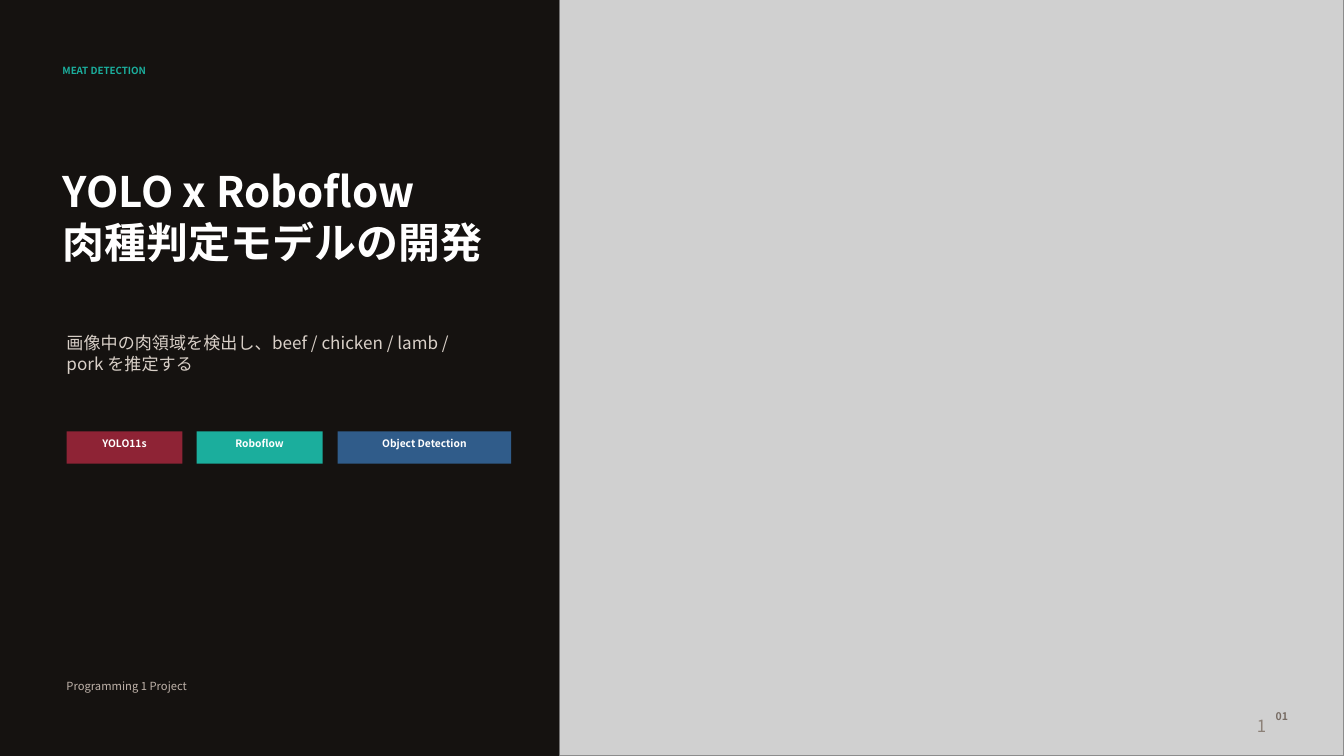
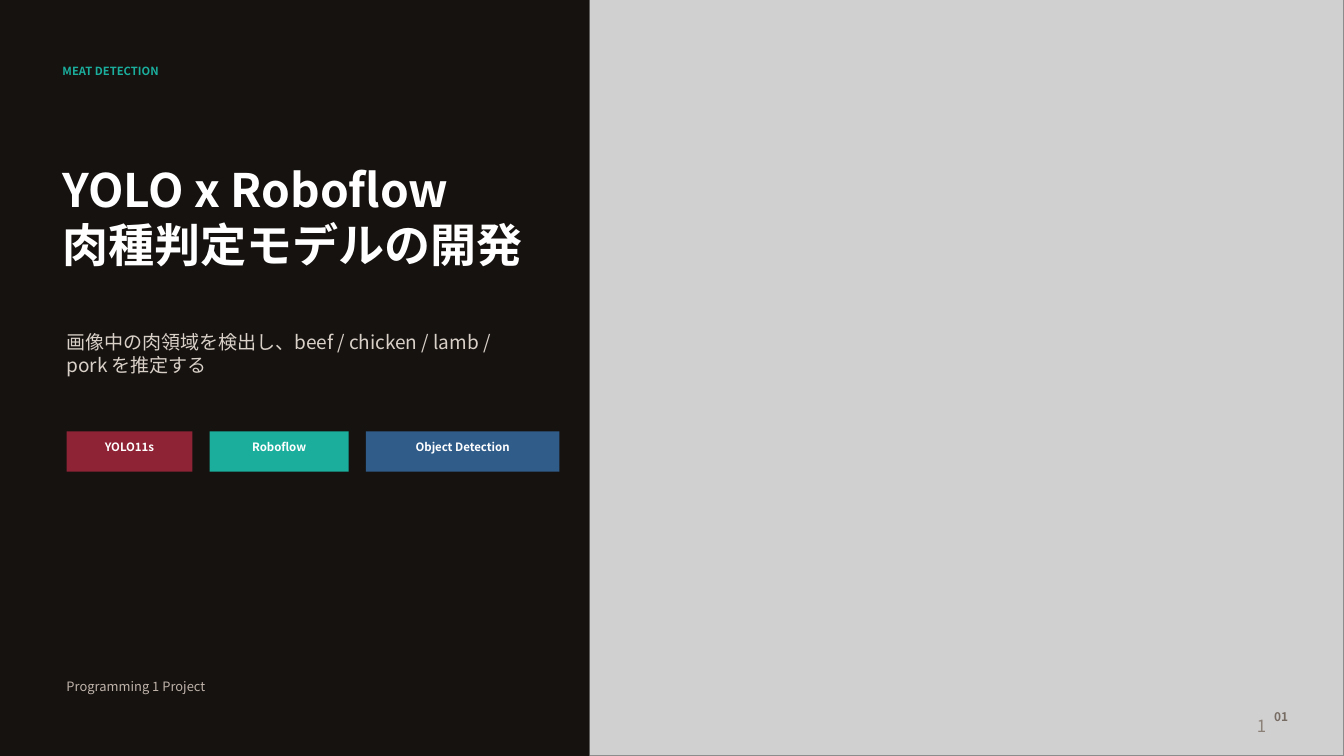
Before and after one commit to moka610/meat-detection-yolo, a slide deck: slide 1 of slides_meat_yolo/meat_yolo_roboflow_presentation.pptx. Drawn at 1344x756 pixels with LibreOffice and Linux fonts; fonts in the diff are those of the drawing; grey boxes stand for pictures. Boxes give left, top, right and bottom in pixels: in the first picture for what was removed or moved away, otherwise in the second. Text is boxed around its words. In the diff, an @@ line names an element or a change of style, - is before the commit and + after.

```diff
--- a/slides_meat_yolo/meat_yolo_roboflow_presentation.pptx
+++ b/slides_meat_yolo/meat_yolo_roboflow_presentation.pptx
@@ rectangle: place and size @@
-rectangle at box(0, 0, 539, 756)
+rectangle at box(0, 0, 570, 756)
@@ rectangle: place and size @@
-rectangle at box(539, 0, 560, 756)
+rectangle at box(570, 0, 590, 756)
@@ picture: place and size @@
-picture at box(560, 0, 1344, 756)
+picture at box(590, 0, 1344, 756)
@@ text "MEAT DETECTION" at box(62, 66, 159, 75): size 7 to 8 pt @@
@@ text "YOLO x Roboflow" at box(63, 169, 523, 267): size 30 to 33 pt @@
@@ text "画像中の肉領域を検出し、beef / chicken / lamb ..." at box(67, 333, 478, 377): size 12.2 to 13.6 pt @@
@@ rectangle: place and size @@
-rectangle at box(67, 432, 182, 464)
+rectangle at box(67, 432, 193, 472)
@@ rectangle: place and size @@
-rectangle at box(197, 432, 323, 464)
+rectangle at box(210, 432, 349, 472)
@@ text "Roboflow": place and size @@
-text "Roboflow" at box(235, 438, 283, 447)
+text "Roboflow" at box(252, 441, 306, 451)
@@ rectangle: place and size @@
-rectangle at box(338, 432, 511, 464)
+rectangle at box(366, 432, 560, 472)
@@ size 7.3 to 8.2 pt in 3 elements at box(105, 442, 154, 451), box(252, 441, 306, 451), box(416, 441, 509, 454) @@
@@ text "Object Detection": place and size @@
-text "Object Detection" at box(382, 439, 467, 450)
+text "Object Detection" at box(416, 441, 509, 454)
@@ text "Programming 1 Project" at box(66, 681, 205, 694): size 8 to 9.2 pt @@
@@ text "01" at box(1274, 712, 1288, 721): size 7.5 to 8.5 pt @@
```
Also in this commit, not shown: 13 other slides changed, 1 other file.
